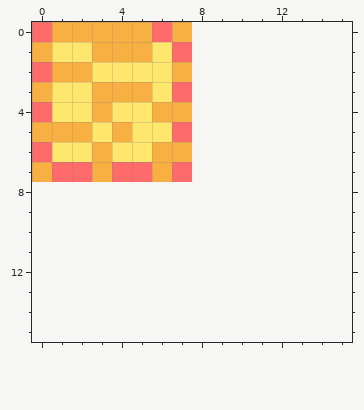
Two versions of one pixel-art file, Engine/Sprites/Trash.aseprite. The picture above is the old version.
8x8 pixels, 1 frame. The old version is drawn lined up with the new one, on the new canvas.
Once edited:
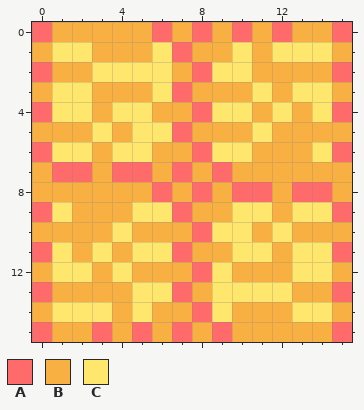
Palette (. is transparent): A #ff6b6b  B #f9b042  C #ffe66d
Commit: New trash sprites, completely reworked.
What changed:
canvas 8x8 -> 16x16
Changed rows in their new state; - is an unchanged pixel.
first column x 0:
 0 --------ABABABBA
 1 --------BBCBCCCB
 2 --------ACCBBBBA
 3 --------BBBCBCCB
 4 --------ACCBCBCA
 5 --------BBBCBBBB
 6 --------ACCBBBCA
 7 --------BABBBBBB
 8 BBBBBBABABAABAAB
 9 ACBBBCCABBCCBCCA
10 BBBBCBBBACCBCBBB
11 ACBCBCCABBCCBCCA
12 BCCBCBBBACBBBCCB
13 ABBBBCCABCCCCBBA
14 BCCCBCBBACBBBCCB
15 ABBABABABABBBBBA
